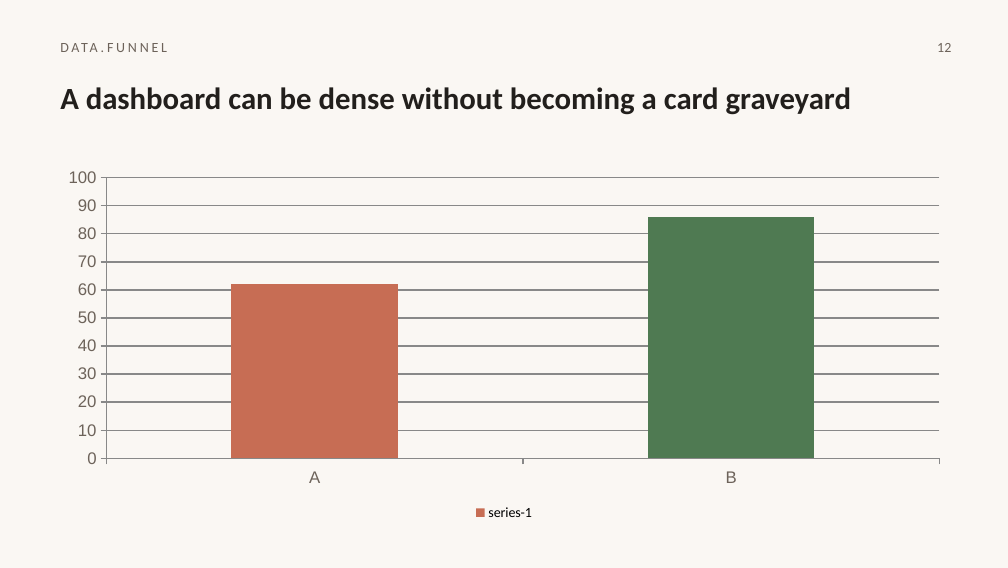
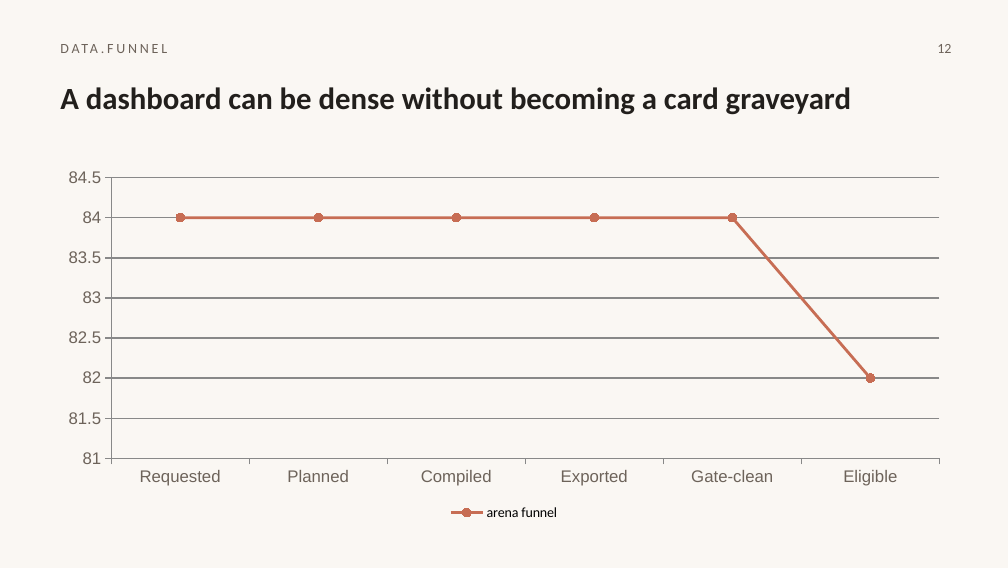
Before and after one commit to HomenShum/NodeSlide, a slide deck: slide 12 of outputs/atlas-v3-native/roundtrip-ppt.pptx. Drawn at 1008x568 pixels with LibreOffice and Linux fonts; fonts in the diff are those of the drawing. Boxes give left, top, right and bottom in pixels: in the first picture for what was removed or moved away, otherwise in the second. Text is boxed around its words. In the diff, an @@ line names an element or a change of style, - is before the commit and + after.

```diff
--- a/outputs/atlas-v3-native/roundtrip-ppt.pptx
+++ b/outputs/atlas-v3-native/roundtrip-ppt.pptx
@@ column chart at [50, 161, 958, 524] @@
@@ column chart to line chart @@
-categories: A, B
+categories: Requested, Planned, Compiled, Exported, Gate-clean, Eligible
-series-1: 62, 86
+arena funnel: 84, 84, 84, 84, 84, 82
@@ legend changed @@
@@ category axis changed @@
@@ value axis changed @@
@@ bar spacing changed @@
```
Also in this commit, not shown: 30 other slides changed.
